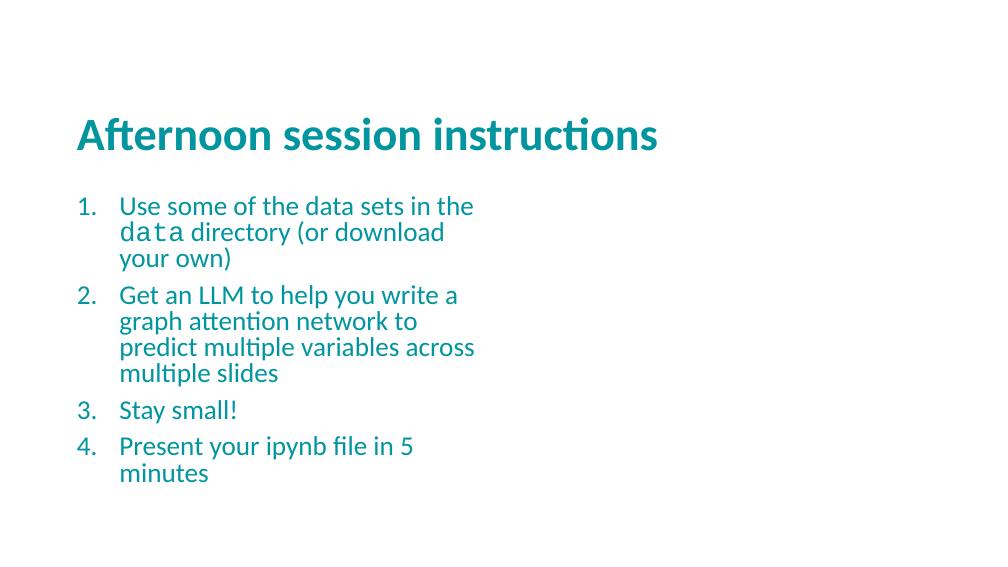
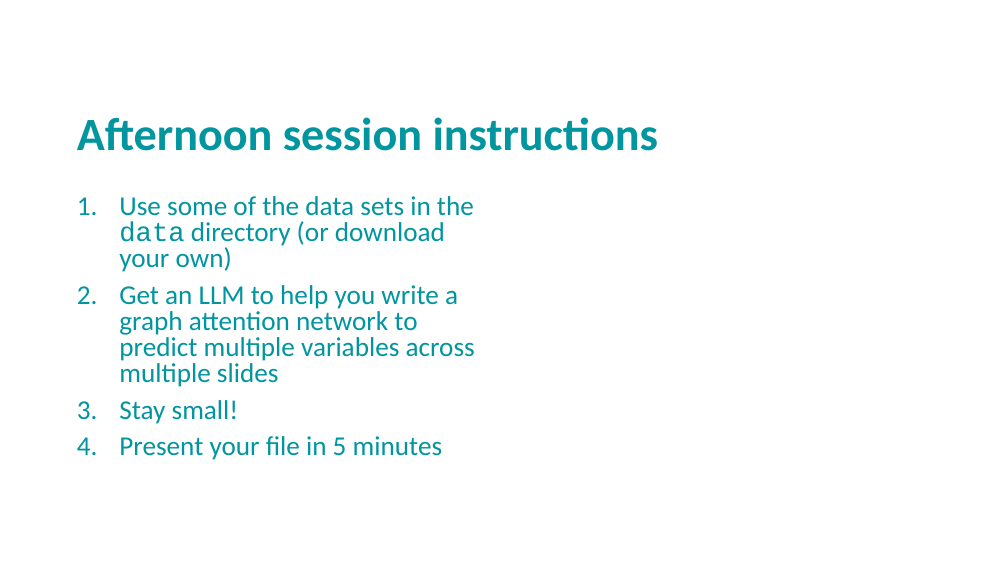
Before and after one commit to andrewcparnell/STAT41130, a slide deck: slide 23 of slides/day 4/D4C2_ProbNNs.pptx. Drawn at 1008x567 pixels with LibreOffice and Linux fonts; fonts in the diff are those of the drawing; background and template pictures are left out. Boxes give left, top, right and bottom in pixels: in the first picture for what was removed or moved away, otherwise in the second. Text is boxed around its words. In the diff, an @@ line names an element or a change of style, - is before the commit and + after.

```diff
--- a/slides/day 4/D4C2_ProbNNs.pptx
+++ b/slides/day 4/D4C2_ProbNNs.pptx
@@ text at box(119, 436, 443, 460): text changed @@
-4. Present your ipynb file in 5 minutes
+4. Present your file in 5 minutes
```
Also in this commit, not shown: 3 other slides changed, 1 other file.
